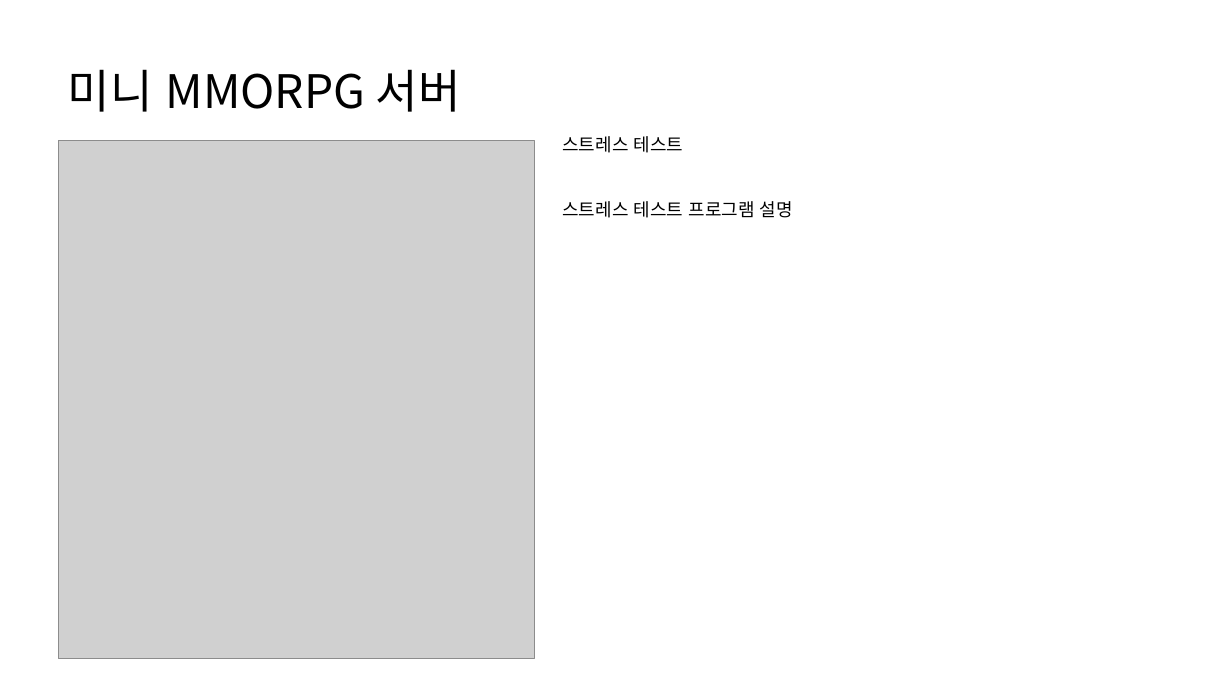
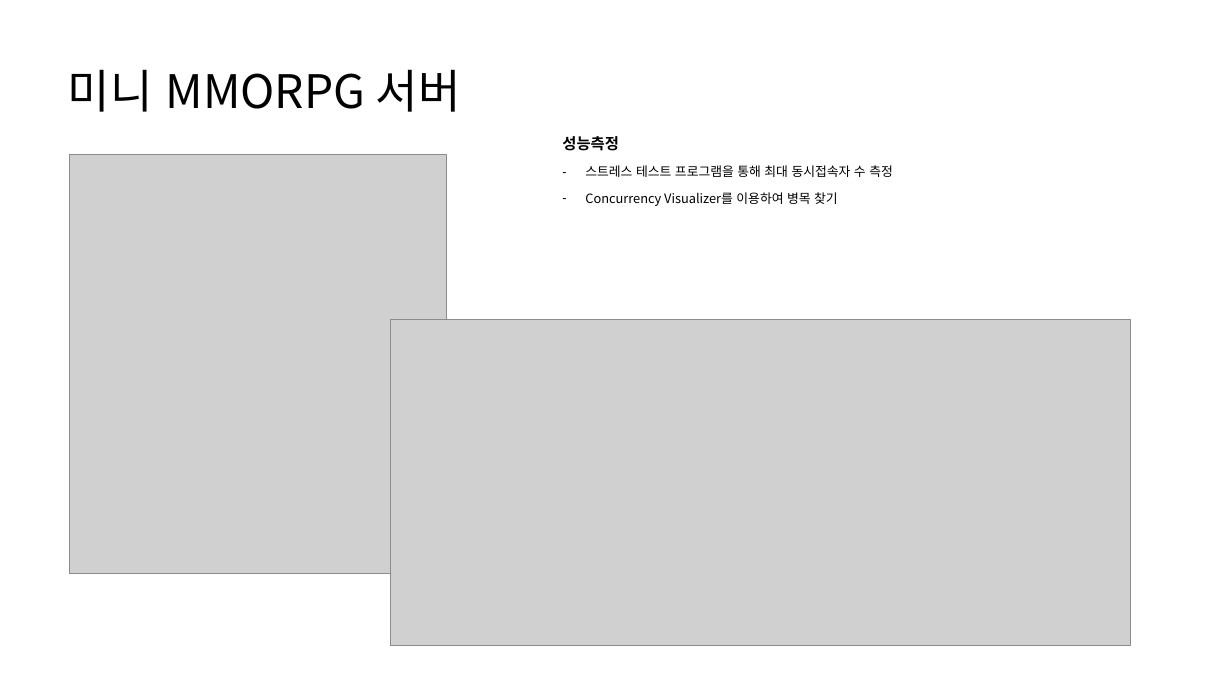
Before and after one commit to HK416/capstone_project, a slide deck: slide 13 of documents/포트폴리오/2020180028_이주형.pptx (slide 12 before the commit). Drawn at 1232x693 pixels with LibreOffice and Linux fonts; fonts in the diff are those of the drawing; grey boxes stand for pictures. Boxes give left, top, right and bottom in pixels: in the first picture for what was removed or moved away, otherwise in the second. Text is boxed around its words. In the diff, an @@ line names an element or a change of style, - is before the commit and + after.

```diff
--- a/documents/포트폴리오/2020180028_이주형.pptx
+++ b/documents/포트폴리오/2020180028_이주형.pptx
@@ text at [562, 136, 893, 206]: text changed; size 14 to 10 pt @@
-스트레스 테스트
-스트레스 테스트 프로그램 설명
+성능측정
+– 스트레스 테스트 프로그램을 통해 최대 동시접속자 수 측정
+– Concurrency Visualizer를 이용하여 병목 찾기
@@ picture: place and size @@
-picture at [58, 140, 534, 658]
+picture at [69, 154, 446, 574]
@@ picture added at [391, 320, 1131, 645] @@
```
Also in this commit, not shown: 9 other slides changed, 4 slides added, 6 slides removed.
